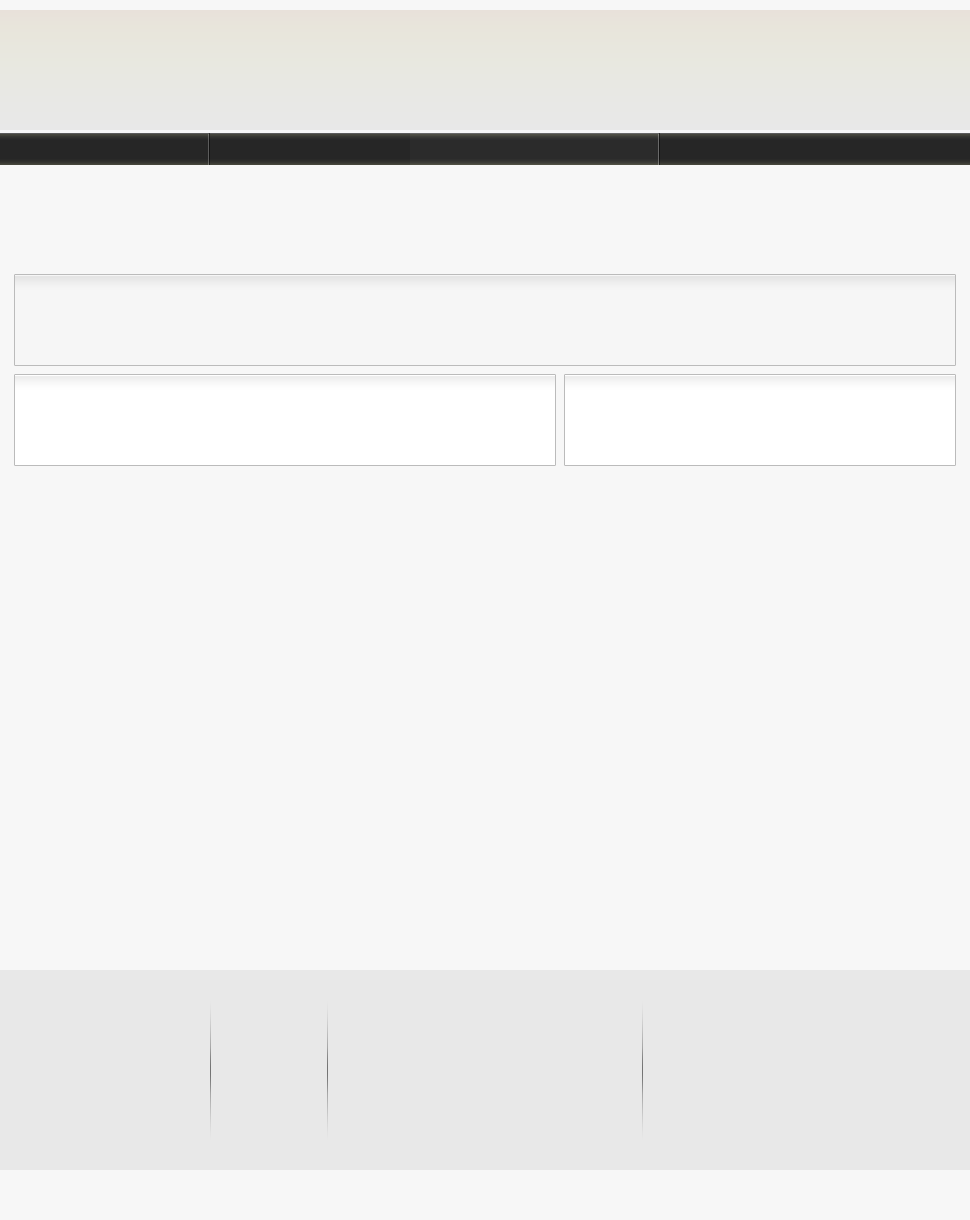
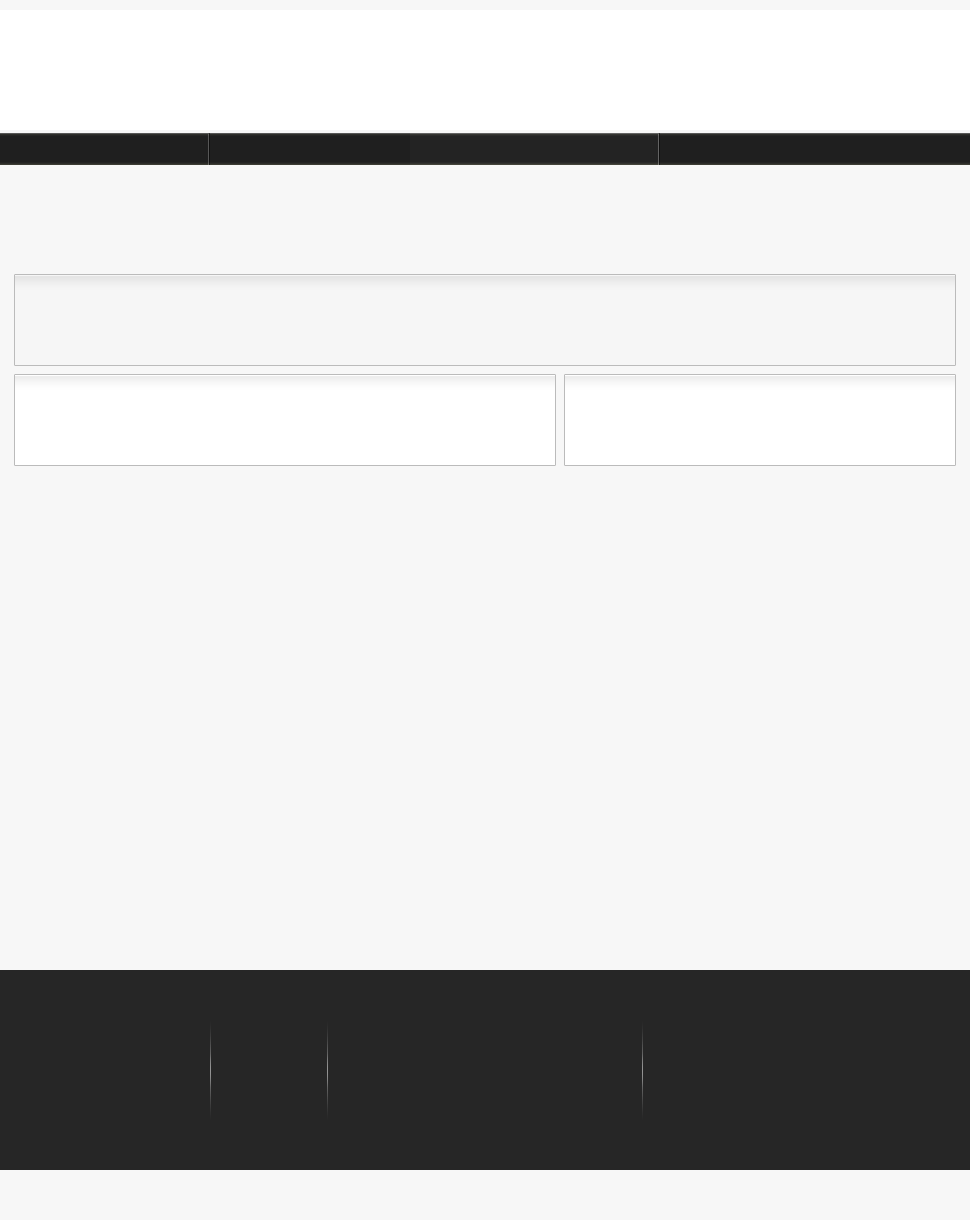
Layered file, before and after one edit (970 × 1220). Changes by layer:
painted on "header" over box(0, 10, 970, 130)
painted on "navbar" over box(0, 133, 970, 165)
painted on "footer boxes" over box(0, 970, 970, 1170)
